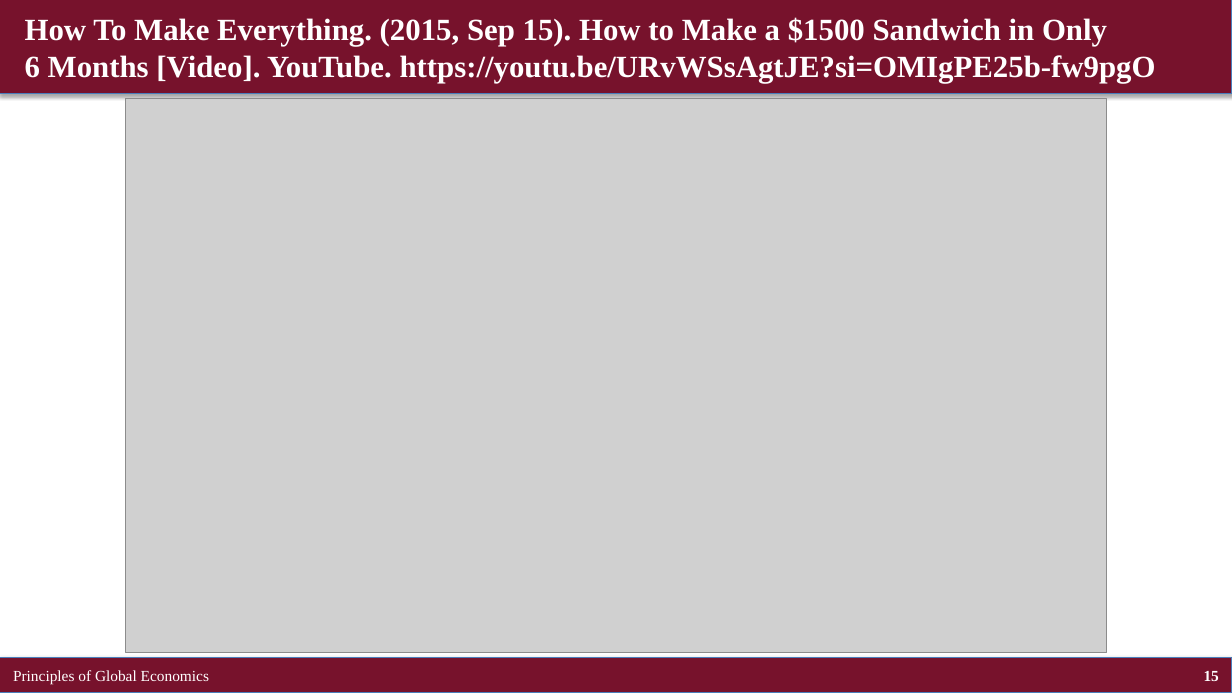
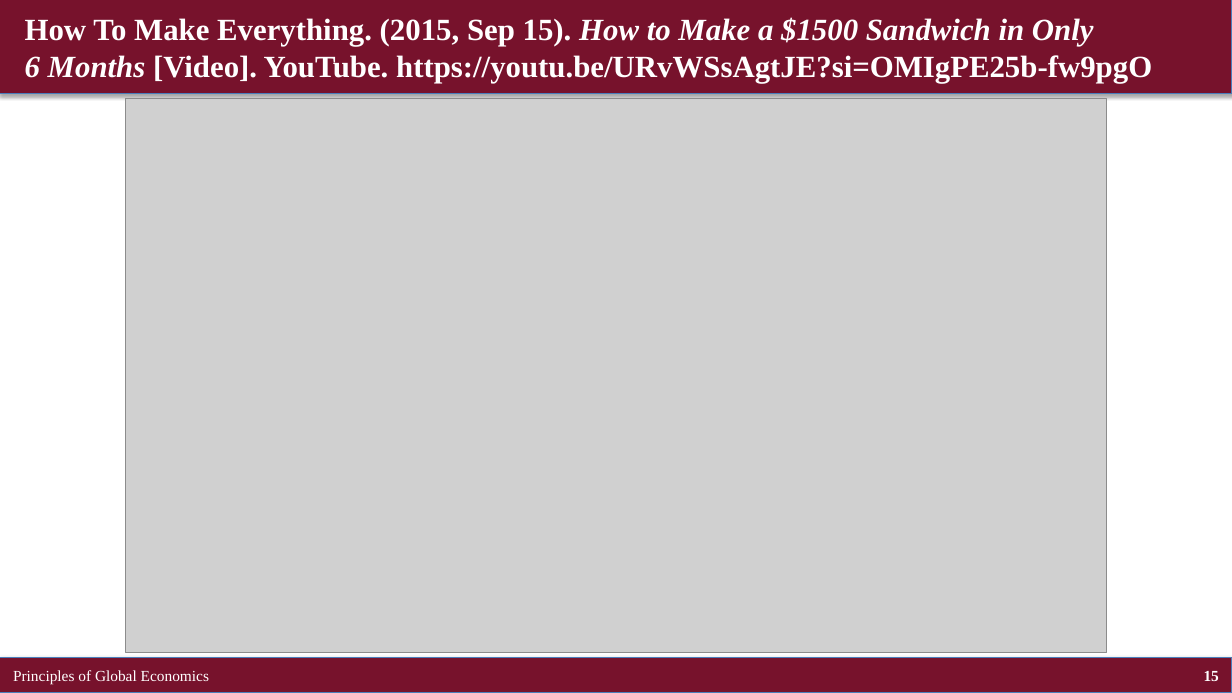
Before and after one commit to brianhwpark/brianhwpark.github.io, a slide deck: slide 15 of files/teaching-resources/concordiacollege-bus-201/bus-201-lecture-note/bus201-ch01.pptx. Drawn at 1232x693 pixels with LibreOffice and Linux fonts; fonts in the diff are those of the drawing; grey boxes stand for pictures. Boxes give left, top, right and bottom in pixels: in the first picture for what was removed or moved away, otherwise in the second. Text is boxed around its words. In the diff, an @@ line names an element or a change of style, - is before the commit and + after.

```diff
--- a/files/teaching-resources/concordiacollege-bus-201/bus-201-lecture-note/bus201-ch01.pptx
+++ b/files/teaching-resources/concordiacollege-bus-201/bus-201-lecture-note/bus201-ch01.pptx
@@ title "How To Make Everything. (2015, ..." at <box>25,17,1152,83</box>: italic on in "How to Make a $1500 Sandwich in ..." @@
```
Also in this commit, not shown: 2 other slides changed, 9 other files.
